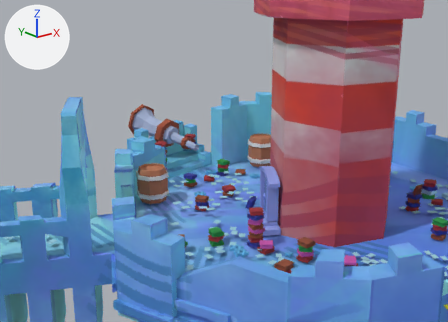
The glTF model yellow_submarine/public/models/scenes/phare.glb: old version first, new version second.
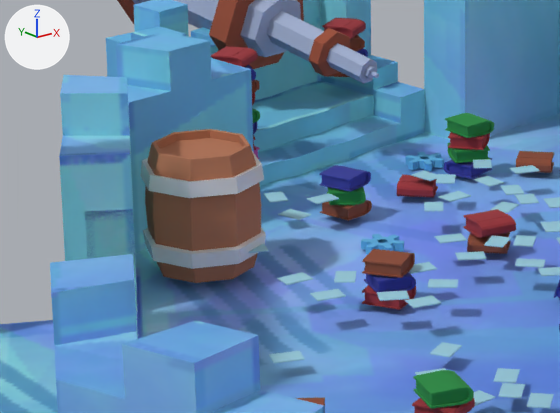
There are two pictures of each version: one from a 50 mm camera at (-39.27, -34.07, 22.73) aimed at (0.48, 15.62, 2.85), one close up on the part from 22% to 55% of the width and 40% to 74% of the height. The axes (+X, +Y, +Z) are drawn at upper left. The lights are the same throughout. The last two pictures show the newer version. Where no turn or scale is listed for an object, it has been applied to the vertices. Vertices at exactly the same position are counted once.
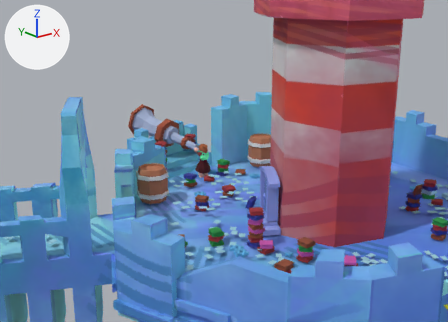
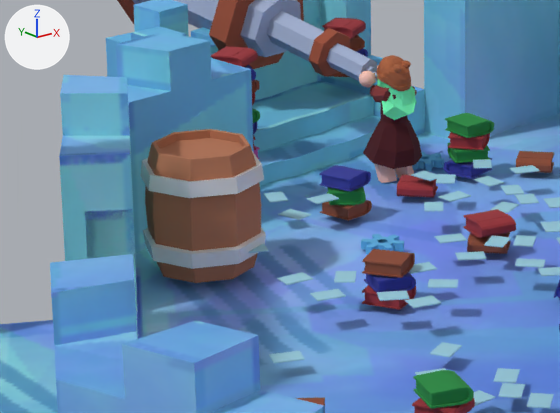
Pixel boxes (x1, y1, x2, y2) of what changed, in the close-ups (560 x 413 px; the box of a moved part takes in the faces that stretch with it):
```json
{"object": "full model", "change": "added", "after": [359, 55, 422, 183], "faces in mat_material_011": [363, 92, 422, 169], "faces in mat_material_009": [374, 55, 411, 91], "faces in mat_material_007": [377, 79, 417, 120], "faces in mat_material_001": [359, 65, 414, 183], "faces in mat_material_010": [370, 85, 417, 106]}
{"part": 1, "of": "me_cylinder_005", "change": "moved or reshaped", "before": [135, 120, 560, 413], "after": [135, 120, 560, 413]}
```

The change, as JSON lines over the scene's bpy script:
```json
{"op": "add", "block": "img_peau", "code": ["img_peau = load_image('Peau', '_unpacked/Peau', 512, 512, 'sRGB')"]}
{"op": "add", "block": "mat_material_010", "code": ["mat_material_010 = bpy.data.materials.new('Material.010')", "# nodes: BsdfPrincipled, Mix, OutputMaterial, VertexColor", "# colours: red #873838, mixed with the vertex colours"]}
{"op": "add", "block": "mat_material_007", "code": ["mat_material_007 = bpy.data.materials.new('Material.007')", "# nodes: BsdfPrincipled, Mix, OutputMaterial, VertexColor", "# colours: green #75ffba, mixed with the vertex colours"]}
{"op": "add", "block": "mat_material_001", "code": ["mat_material_001 = bpy.data.materials.new('Material.001')", "# uses the picture img_peau"]}
{"op": "add", "block": "mat_material_009", "code": ["mat_material_009 = bpy.data.materials.new('Material.009')", "# nodes: BsdfPrincipled, Mix, OutputMaterial, VertexColor", "# colours: brown #ae643f, mixed with the vertex colours"]}
{"op": "add", "block": "mat_material_011", "code": ["mat_material_011 = bpy.data.materials.new('Material.011')", "# nodes: BsdfPrincipled, Mix, OutputMaterial, VertexColor", "# colours: dark red #4d151d, mixed with the vertex colours"]}
{"block": "me_cylinder_005", "where": "me_cylinder_005.from_pydata(...)  # 14439 vertices, 26786 faces; spans x -38.2..20.5, y -20.9..26.9, z -8.4..29.7"}
{"block": "me_cylinder_005", "where": "# used by ob_cylinder_005; location = (0.0, 0.0, 0.0)"}
{"block": "me_cylinder_005", "change": "me_cylinder_005 part 1"}
{"block": "me_cylinder_005", "change": "82 faces are deleted"}
{"block": "me_cylinder_005", "change": "82 new faces join them, mat_material_003 (picture img_ground)"}
{"op": "add", "block": "me_roundcube_001", "code": ["me_roundcube_001 = bpy.data.meshes.new('Roundcube.001')", "me_roundcube_001.from_pydata(...)  # 1152 vertices, 2071 faces; spans x -0.96..0.65, y -0.73..1.17, z -0.2..3.53", "# faces by material slot: [642, 111, 722, 396, 200]", "me_roundcube_001.materials.append(mat_material_001)", "me_roundcube_001.materials.append(mat_material_007)", "me_roundcube_001.materials.append(mat_material_009)", "me_roundcube_001.materials.append(mat_material_010)", "me_roundcube_001.materials.append(mat_material_011)"]}
{"op": "add", "block": "ob_full_model", "code": ["ob_full_model = bpy.data.objects.new('full model', me_roundcube_001)", "ob_full_model.location = (-1.21, 16.9, 1.26)"]}
```
